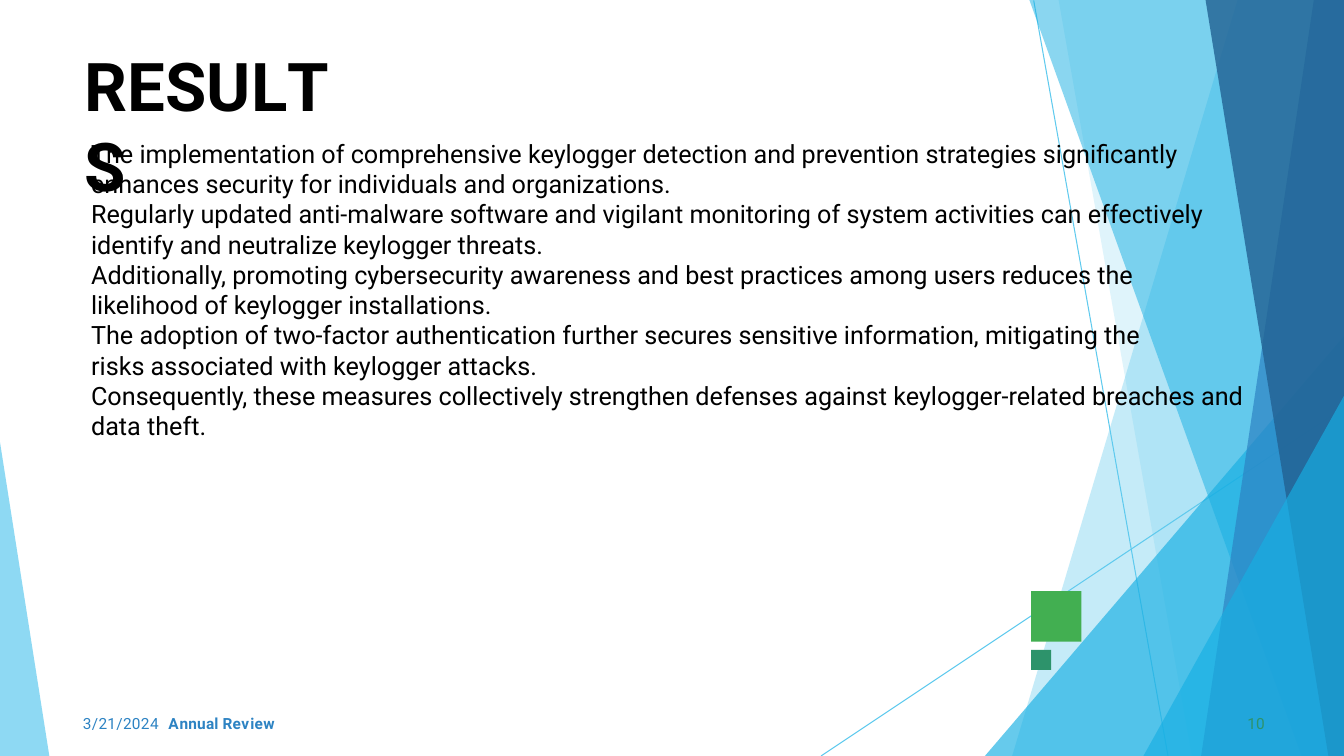
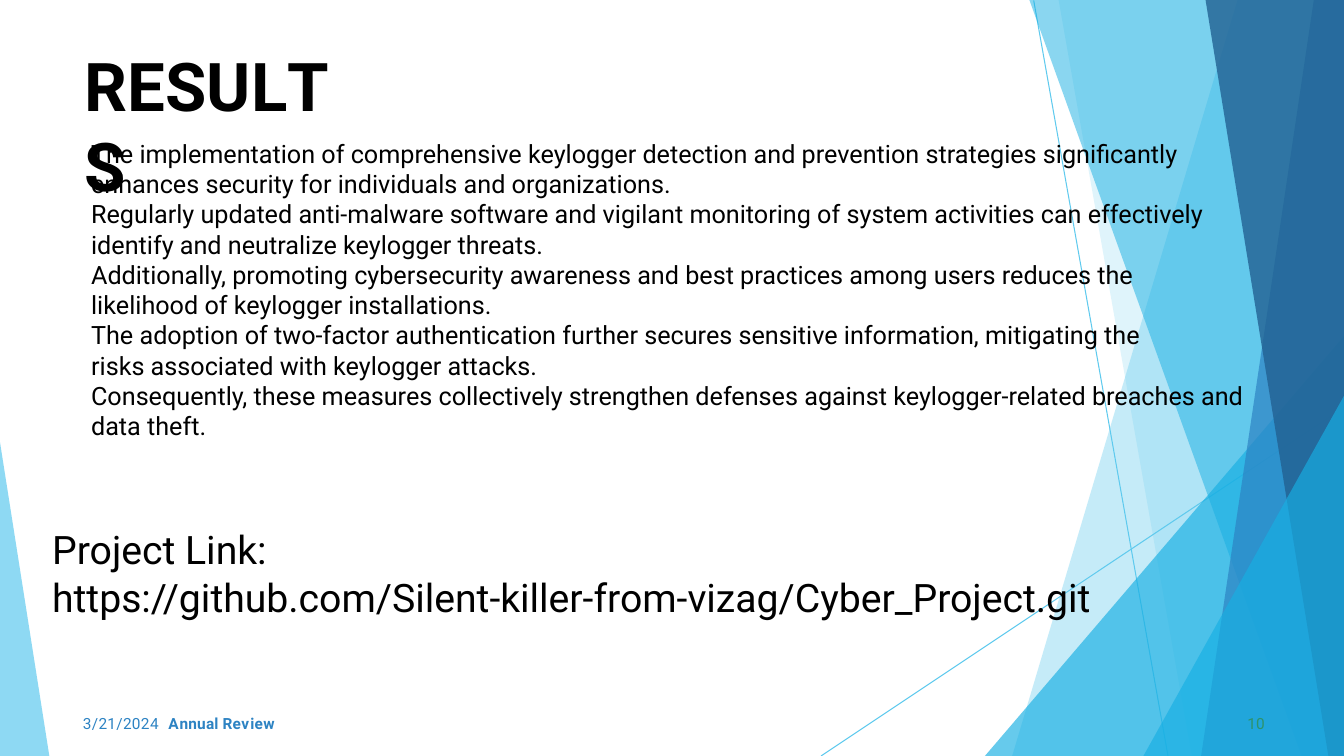
Before and after one commit to Mukesh-Chand/Cyber_Project, a slide deck: slide 10 of Template_Presentation_Students.pptx. Drawn at 1344x756 pixels with LibreOffice and Linux fonts; fonts in the diff are those of the drawing; background and template pictures are left out. Boxes give left, top, right and bottom in pixels: in the first picture for what was removed or moved away, otherwise in the second. Text is boxed around its words. In the diff, an @@ line names an element or a change of style, - is before the commit and + after.

```diff
--- a/Template_Presentation_Students.pptx
+++ b/Template_Presentation_Students.pptx
@@ text added at <box>52,534,1090,622</box>, 28 pt, text #000000 @@
+Project Link: https://github.com/Silent-killer-from-vizag/Cyber_Project.git
@@ freeform shape removed at <box>1031,591,1082,641</box> @@
@@ freeform shape removed at <box>1031,650,1052,670</box> @@
```
